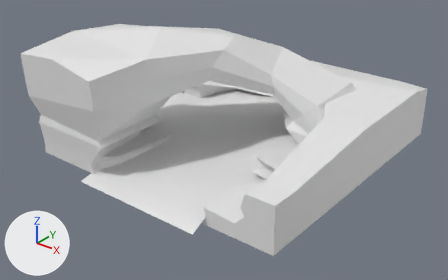
An edit to the glTF model resources/Models/UnderWaterRoom5_a1.glb, drawn before and after from the same camera.
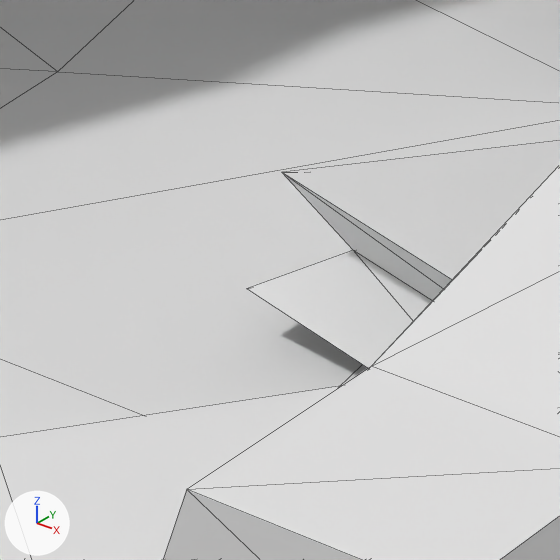
There are two pictures of each version: one whole from a 50 mm camera at (25.3, -33.4, 20.5) aimed at (0.2, -2.0, 1.0), one close up on the part from 50% to 64% of the width and 49% to 72% of the height. Lighting does not change. The marker at lower left points along +X, +Y and +Z. The close-ups show mesh edges as thin lines. Vertices at the same position are counted once.

In view in the first close-up: 'Rock.005', 'SeaFloor.005'.
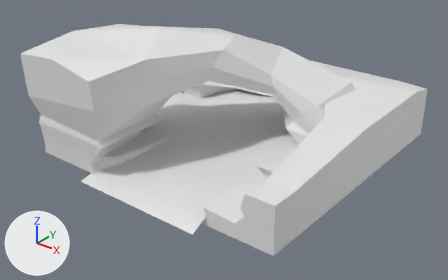
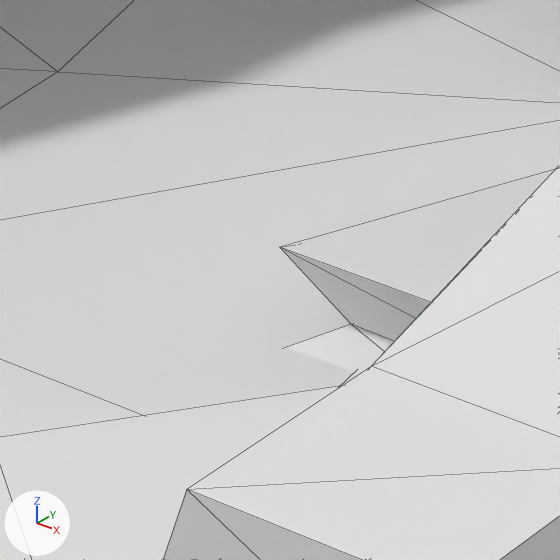
Edits to the scene script, one JSON object a line:
```json
{"block": "me_cube_003", "where": "me_cube_003.from_pydata(...)  # 201 vertices, 367 faces; spans x -10.6..10.0, y -10.5..10.0, z -0.1..8.9"}
{"block": "me_cube_003", "where": "# used by ob_rock_005; location = (0.0, 0.0, 0.0)"}
{"block": "me_cube_003", "where": "# verts and faces of me_cube_003; kept vertices keep their numbers, new ones are numbered from 201"}
{"block": "me_cube_003", "where": "# before: 30 (7.0, -4.0, 0.0), 75 (6.0, 0.0, 0.0), 132 (4.8, -3.6, 1.1) at pixel (353, 250), 133 (4.1, -4.0, 0.7) at pixel (246, 288), 134 (5.2, 0.5, 0.1)"}
{"block": "me_cube_003", "where": "# before: 136 (4.4, -4.0, 1.8) at pixel (281, 172), 164 (3.5, 7.0, -0.1), 165 (5.0, 3.9, -0.1), 166 (5.1, 9.3, 0.7), 167 (9.0, 6.1, 0.6)"}
{"block": "me_cube_003", "where": "# before: 168 (6.5, 0.2, 0.1), 169 (9.4, 0.4, 0.7), 176 (4.3, 7.2, 0.3), 181 (7.4, 0.3, 0.4)"}
{"block": "me_cube_003", "change": "me_cube_003 part 1"}
{"op": "add", "block": "me_cube_003", "code": "delete_faces([(30, 133, 75), (75, 133, 134), (165, 181, 168), (165, 167, 169), (165, 169, 181), (164, 167, 165)])"}
{"op": "add", "block": "me_cube_003", "code": "delete_faces([(166, 167, 176), (164, 176, 167)])"}
{"op": "add", "block": "me_cube_003", "code": "for i in [132, 133, 136]: verts[i] += (0.0, 0.0, -0.6)"}
```

Pixel boxes (x1, y1, x2, y2) of what changed, in the close-ups (560 x 560 px):
```json
{"object": "Rock.005", "change": "reshaped", "before": [0, 140, 560, 560], "after": [0, 165, 560, 560]}
{"part": 1, "of": "me_cube_003", "change": "cut back", "before": [248, 140, 560, 368], "after": [280, 170, 554, 374]}
```
